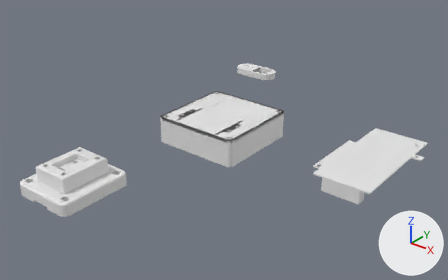
One commit to the Blender file 3DPRINT/basic box - buttons and all.blend: the scene before it, then after it.
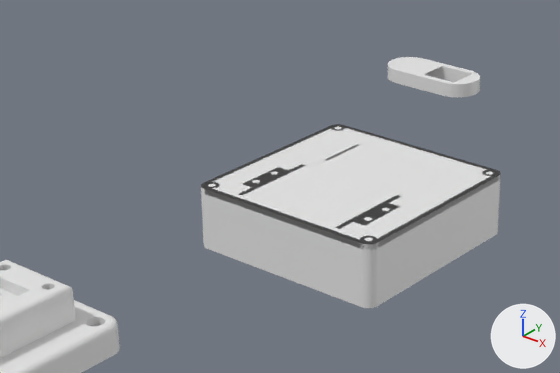
There are two pictures of each version: one whole from a camera (50 mm lens) standing at (361.0, -382.0, 219.0) and looking at (69.0, -18.0, -7.0), one close up on the part from 17% to 69% of the width and 14% to 69% of the height. Every picture has the same lights, and +X, +Y and +Z are marked at lower right.

In view in the first close-up: '2022_04_26_LUX METER BOX SNS case V.XYZ', 'DPS FRAME', 'DSP MOUNT', 'WINDOW'.
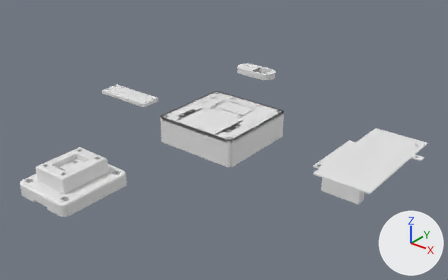
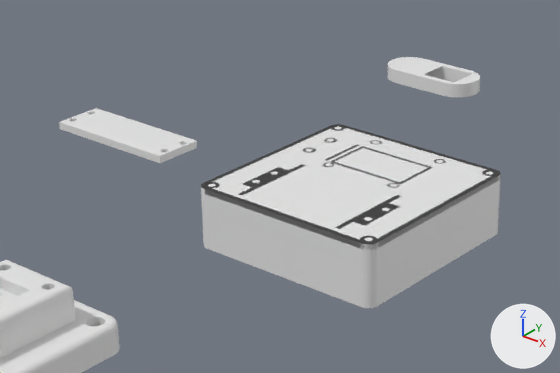
Location of each change, [x1, y1, x2, y2] in pixels of the close-ups (560 x 373 px):
'BUTT HOLDER.001', added: after [59, 108, 197, 163]
'DSP 1.3 frame', added: after [330, 146, 432, 184]
'DSP 1.3 stands', added: after [323, 140, 445, 188]
'LED stand', added: after [303, 138, 337, 153]

Diff of the bpy script that builds the scene:
```diff
--- a/3DPRINT/basic box - buttons and all.blend.py
+++ b/3DPRINT/basic box - buttons and all.blend.py
@@ me_butt_holder_001 @@
+me_butt_holder_001.from_pydata(...)  # 200 vertices, 3 faces; spans x 16.2..72.8, y -16.9..3.1, z 0.0
@@ me_dsp_1_3_frame @@
+me_dsp_1_3_frame.from_pydata([(60.0, 37.5, 0.0), (29.0, 37.5, 0.0), (29.0, 36.2, 0.0), (29.0, 20.0, 0.0), (60.0, 20.0, 0.0), (60.0, 37.2, 0.0), (61.2, 38.7, 0.0), (27.8, 38.7, 0.0), (27.8, 35.6, 0.0), (27.8, 18.8, 0.0), (61.2, 18.8, 0.0), (61.2, 37.2, 0.0)], [], [(7, 8, 2, 1, 0, 5, 11, 6), (3, 2, 8, 9, 10, 11, 5, 4)])
@@ me_dsp_1_3_stands @@
+me_dsp_1_3_stands.from_pydata(...)  # 384 vertices, 8 faces; spans x 27.1..61.9, y 14.2..47.2, z 0.0
@@ me_led_stand @@
+me_led_stand.from_pydata(...)  # 192 vertices, 4 faces; spans x 11.8..16.8, y 20.4..38.2, z 0.0
@@ ob_butt_holder_001 @@
+ob_butt_holder_001 = bpy.data.objects.new('BUTT HOLDER.001', me_butt_holder_001)
+ob_butt_holder_001.location = (-98.6, 0.0, 0.0)
+_m = ob_butt_holder_001.modifiers.new('Solidify', 'SOLIDIFY')
+_m.thickness = 3.0
@@ ob_dsp_1_3_frame @@
+ob_dsp_1_3_frame = bpy.data.objects.new('DSP 1.3 frame', me_dsp_1_3_frame)
+ob_dsp_1_3_frame.location = (0.0, 0.0, 0.0)
+_m = ob_dsp_1_3_frame.modifiers.new('Solidify', 'SOLIDIFY')
+_m.thickness = 4.75
@@ ob_dsp_1_3_stands @@
+ob_dsp_1_3_stands = bpy.data.objects.new('DSP 1.3 stands', me_dsp_1_3_stands)
+ob_dsp_1_3_stands.location = (0.0, 0.0, 0.0)
+_m = ob_dsp_1_3_stands.modifiers.new('Solidify', 'SOLIDIFY')
+_m.thickness = 6.0
@@ ob_led_stand @@
+ob_led_stand = bpy.data.objects.new('LED stand', me_led_stand)
+ob_led_stand.location = (0.0, 0.0, 0.0)
+_m = ob_led_stand.modifiers.new('Solidify', 'SOLIDIFY')
+_m.thickness = 6.0
```
